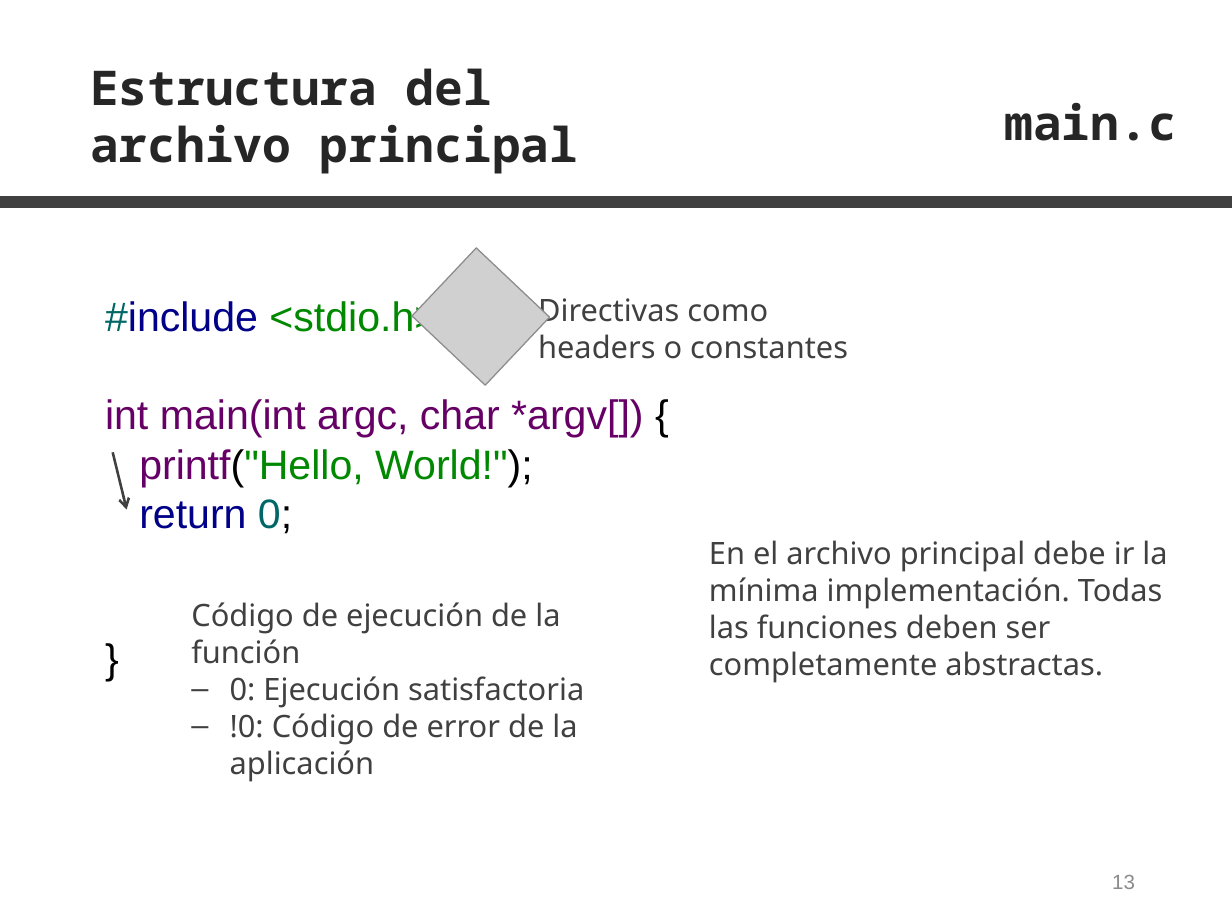
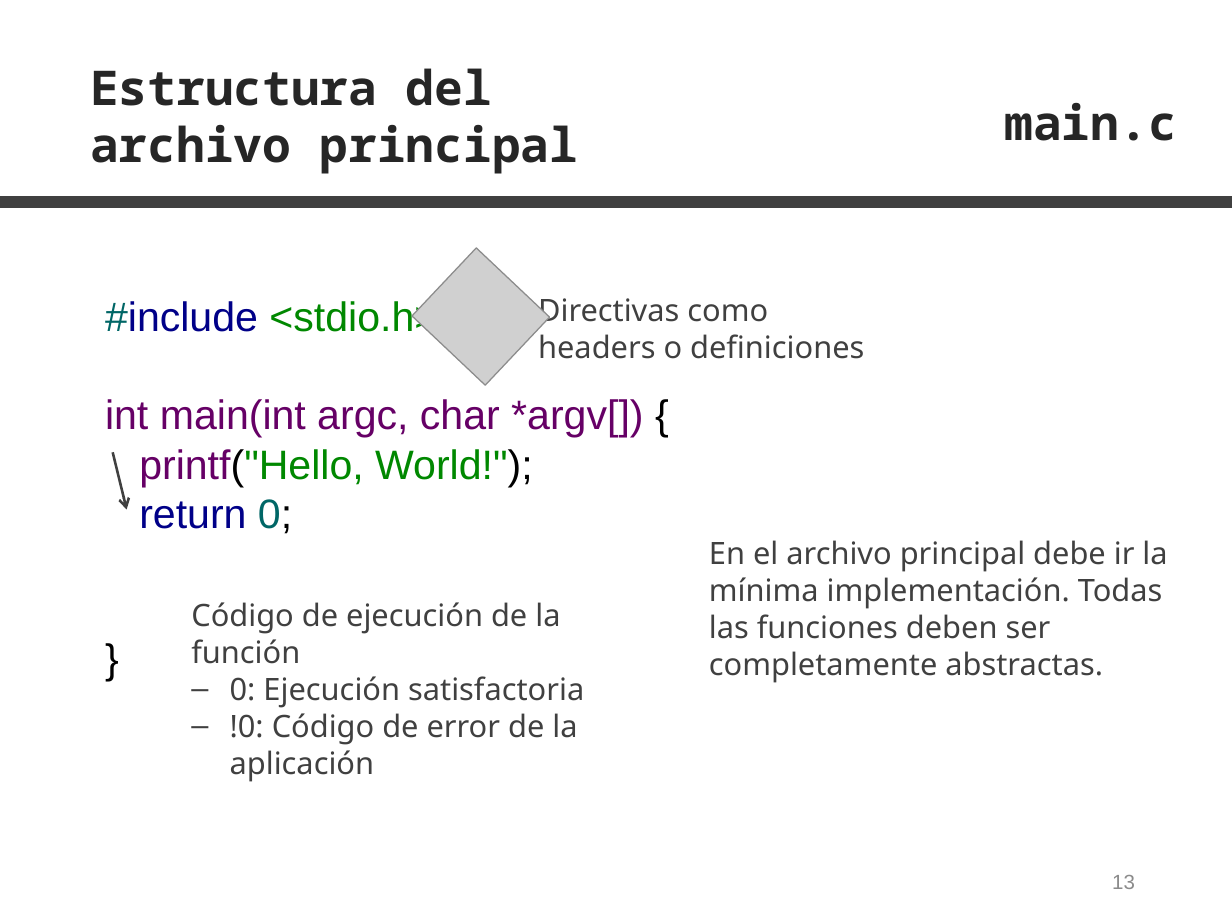
Before and after one commit to z4na14/C-para-normies, a slide deck: slide 13 of transparencias.pptx. Drawn at 1232x924 pixels with LibreOffice and Linux fonts; fonts in the diff are those of the drawing; grey boxes stand for pictures. Boxes give left, top, right and bottom in pixels: in the first picture for what was removed or moved away, otherwise in the second. Text is boxed around its words. In the diff, an @@ line names an element or a change of style, - is before the commit and + after.

```diff
--- a/transparencias.pptx
+++ b/transparencias.pptx
@@ text at [538, 298, 864, 359]: text changed @@
-Directivas como headers o constantes
+Directivas como headers o definiciones
```
Also in this commit, not shown: 4 other slides changed, 2 other files.
